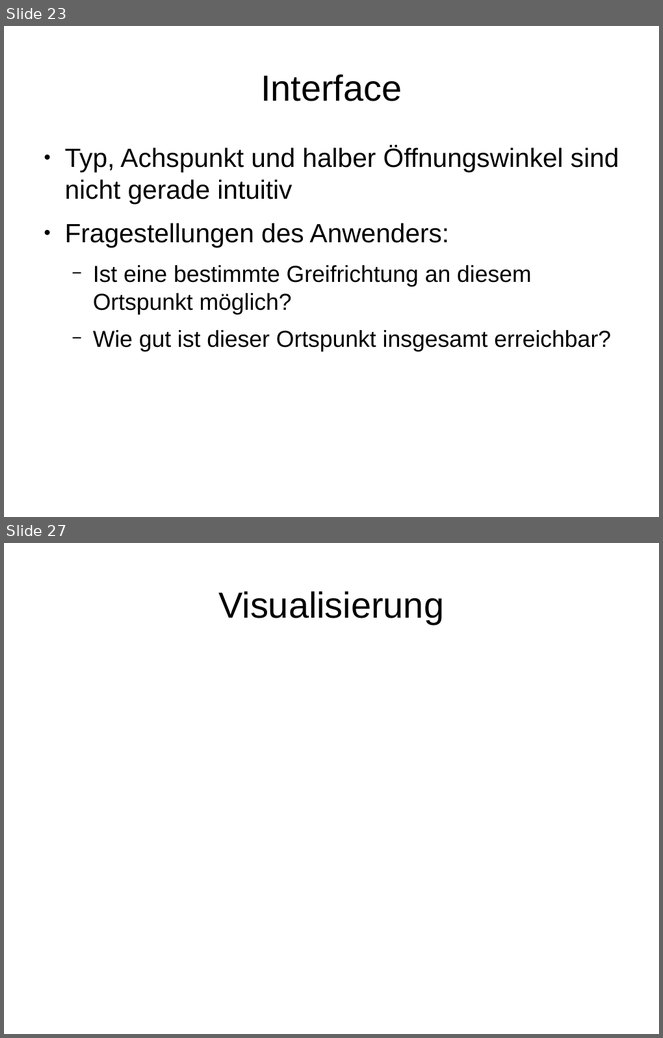
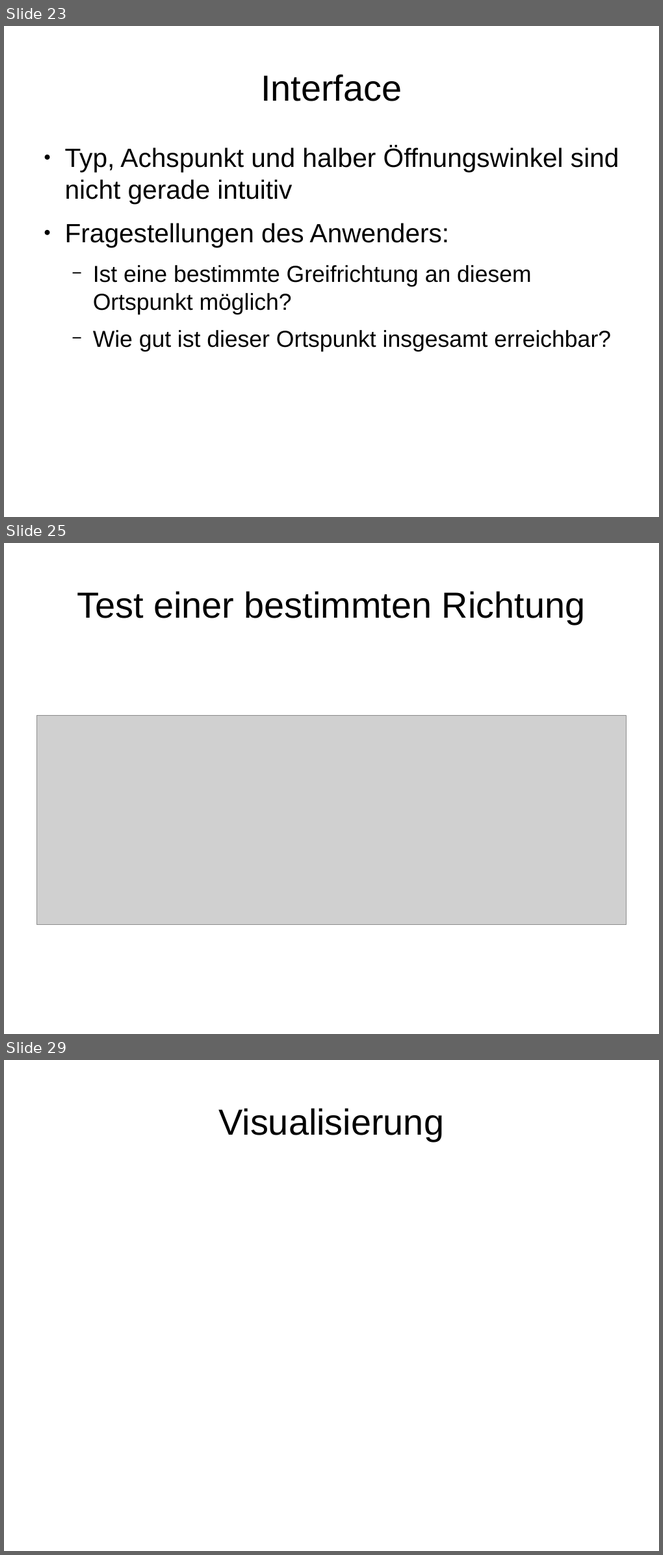
Before and after one commit to JochenKempfle/capability_map, a slide deck: Bachelorarbeit/Präsentation.odp. Shown one above the other, each under a label of ours: slides 23 and 27 before the commit, slides 23, 25 and 29 after it; the slides between them are not shown. The pictures are 663x1038 and 663x1555 pixels, drawn with LibreOffice and Linux fonts; fonts in the diff are those of the drawing; grey boxes stand for pictures. Boxes give left, top, right and bottom in pixels: in the first picture for what was removed or moved away, otherwise in the second. Text is boxed around its words. In the diff, an @@ line names an element or a change of style, - is before the commit and + after.

```diff
--- a/Bachelorarbeit/Präsentation.odp
+++ b/Bachelorarbeit/Präsentation.odp
@@ slide 25 added at <box>4,543,659,1034</box>, background #FFFFFF @@
@@ title added at <box>77,591,585,624</box>, 44 pt, text #000000 @@
+Test einer bestimmten Richtung
@@ picture added at <box>36,715,627,925</box> @@
@@ what was slide 27 is now slide 29 @@
```
Also in this commit, not shown: 4 slides changed, 4 other slides added, 3 slides removed.
